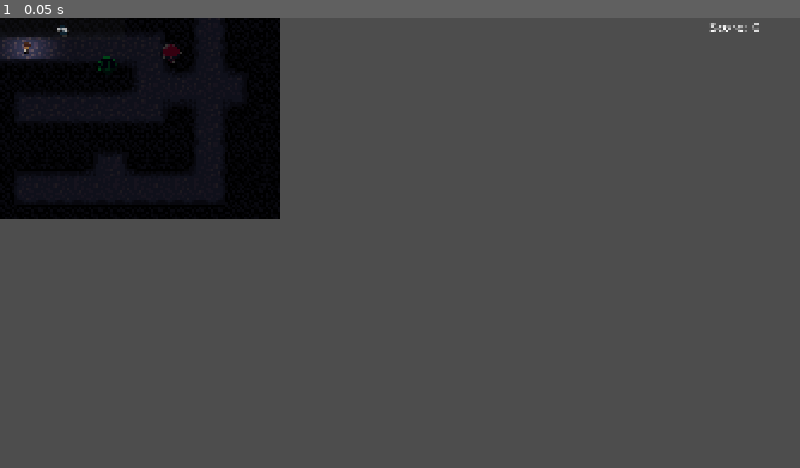
Above: before the commit, frame 1.
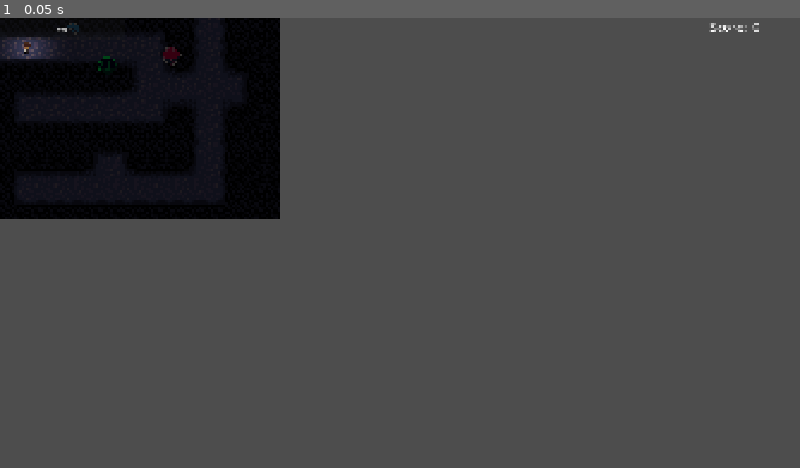
Above: after the commit, the same moment.

Repository: alemaki/SGJ_2026
Game: Godot game, scene res://src/debug/debug_map.tscn
Two runs of this game, one before a commit and one after it. Both use one fixed random seed, a clock stepped at 60 frames per second and the inputs below. This scene is started directly instead of the project's main scene.
Inputs:
- Up to frame 1 (0.05 s): no input

The runs differ from the first frame. In frame 1, less than 0.1% of the frame differs, in the area x 7-23%, y 1-11%.

Commit message:
Added highlight system and glow to gems

Diff:
--- a/src/debug/debug_map.tscn
+++ b/src/debug/debug_map.tscn
@@ -123,7 +123,7 @@
 position = Vector2(86, 39)
 
 [node name="GemRoot2" parent="." unique_id=335012882 instance=ExtResource("4_3ysxq")]
-position = Vector2(137, 29)
+position = Vector2(137, 31)
 
 [node name="GemRoot3" parent="." unique_id=46768456 instance=ExtResource("5_cfhw2")]
-position = Vector2(50, 10)
+position = Vector2(59, 8)
--- a/src/resources/player_character.tscn
+++ b/src/resources/player_character.tscn
@@ -6,6 +6,7 @@
 [ext_resource type="Script" uid="uid://dl7pwixi6nmee" path="res://src/scripts/player/player_camera.gd" id="3_oxmt1"]
 [ext_resource type="PackedScene" uid="uid://cxsebvuijxy7g" path="res://src/scenes/score.tscn" id="4_1hvy0"]
 [ext_resource type="Script" uid="uid://bi4edrwd02i61" path="res://src/scripts/player/interactable_sensor.gd" id="5_pw81d"]
+[ext_resource type="Script" uid="uid://u7ea28nmpjnb" path="res://src/scripts/highlighter.gd" id="7_6klo3"]
 
 [sub_resource type="CapsuleShape2D" id="CapsuleShape2D_vboe8"]
 radius = 9.0
@@ -25,6 +26,8 @@
 
 [sub_resource type="CircleShape2D" id="CircleShape2D_2x1b3"]
 radius = 18.027756
+
+[sub_resource type="CircleShape2D" id="CircleShape2D_6klo3"]
 
 [node name="PlayerCharacter" type="CharacterBody2D" unique_id=1915261962 node_paths=PackedStringArray("animation_player", "obsession_bar", "score_tracker")]
 collision_mask = 6
@@ -89,4 +92,14 @@
 [node name="CollisionShape2D" type="CollisionShape2D" parent="InteractableSensor" unique_id=1830075891]
 shape = SubResource("CircleShape2D_2x1b3")
 
+[node name="Highlighter" type="Area2D" parent="." unique_id=1110196036]
+collision_layer = 0
+collision_mask = 8
+script = ExtResource("7_6klo3")
+highlight_radius = 700.0
+metadata/_custom_type_script = "uid://u7ea28nmpjnb"
+
+[node name="HighlightCollision" type="CollisionShape2D" parent="Highlighter" unique_id=592460391]
+shape = SubResource("CircleShape2D_6klo3")
+
 [connection signal="obsession_filled" from="Camera/CanvasLayer/ObsessionBar" to="." method="_on_obsession_bar_obsession_filled"]
--- a/src/scenes/gems/gem_emerald.tscn
+++ b/src/scenes/gems/gem_emerald.tscn
@@ -2,9 +2,12 @@
 
 [ext_resource type="Script" uid="uid://bryfgxm73v0tc" path="res://src/scripts/gem.gd" id="1_ef3am"]
 [ext_resource type="Script" uid="uid://75bd82uxuxog" path="res://src/scripts/player/interactable.gd" id="1_oo1dv"]
+[ext_resource type="Script" uid="uid://dvx52u01rvxat" path="res://src/scripts/highlightable.gd" id="2_g6e6f"]
 [ext_resource type="Texture2D" uid="uid://byvhgq5oxellf" path="res://assets/art/gems/ruby_3d_sprite_sheet.png" id="3_4sksc"]
 
 [sub_resource type="CircleShape2D" id="CircleShape2D_oo1dv"]
+
+[sub_resource type="CircleShape2D" id="CircleShape2D_g6e6f"]
 
 [sub_resource type="AtlasTexture" id="AtlasTexture_cua35"]
 atlas = ExtResource("3_4sksc")
@@ -910,6 +913,18 @@
 "speed": 5.0
 }]
 
+[sub_resource type="Gradient" id="Gradient_1pegq"]
+interpolation_mode = 2
+colors = PackedColorArray(0.34699953, 0.69110245, 0, 0.92941177, 0, 0, 0, 1)
+
+[sub_resource type="GradientTexture2D" id="GradientTexture2D_g6e6f"]
+gradient = SubResource("Gradient_1pegq")
+width = 24
+height = 24
+fill = 1
+fill_from = Vector2(0.5, 0.5)
+fill_to = Vector2(1, 0.5)
+
 [node name="GemRoot" type="Node2D" unique_id=1985147079]
 script = ExtResource("1_ef3am")
 score_reward = 40
@@ -924,7 +939,20 @@
 [node name="CollisionShape2D" type="CollisionShape2D" parent="Interactable" unique_id=1911000667]
 shape = SubResource("CircleShape2D_oo1dv")
 
+[node name="Highlightable" type="Area2D" parent="." unique_id=1868784810]
+collision_layer = 8
+collision_mask = 0
+script = ExtResource("2_g6e6f")
+metadata/_custom_type_script = "uid://dvx52u01rvxat"
+
+[node name="CollisionShape2D" type="CollisionShape2D" parent="Highlightable" unique_id=1709203646]
+shape = SubResource("CircleShape2D_g6e6f")
+
 [node name="GemBody" type="AnimatedSprite2D" parent="." unique_id=108966468]
 self_modulate = Color(0, 1.337368, 0.47120643, 1)
 scale = Vector2(0.3, 0.3)
 sprite_frames = SubResource("SpriteFrames_g6e6f")
+
+[node name="Glow" type="PointLight2D" parent="." unique_id=2116571573]
+energy = 0.0
+texture = SubResource("GradientTexture2D_g6e6f")
--- a/src/scenes/gems/gem_ruby.tscn
+++ b/src/scenes/gems/gem_ruby.tscn
@@ -3,6 +3,7 @@
 [ext_resource type="Script" uid="uid://bryfgxm73v0tc" path="res://src/scripts/gem.gd" id="1_1pegq"]
 [ext_resource type="Script" uid="uid://75bd82uxuxog" path="res://src/scripts/player/interactable.gd" id="2_2hvox"]
 [ext_resource type="Texture2D" uid="uid://byvhgq5oxellf" path="res://assets/art/gems/ruby_3d_sprite_sheet.png" id="3_1pegq"]
+[ext_resource type="Script" uid="uid://dvx52u01rvxat" path="res://src/scripts/highlightable.gd" id="4_2hvox"]
 
 [sub_resource type="CircleShape2D" id="CircleShape2D_oo1dv"]
 radius = 10.049875
@@ -911,6 +912,21 @@
 "speed": 5.0
 }]
 
+[sub_resource type="CircleShape2D" id="CircleShape2D_2hvox"]
+radius = 8.062258
+
+[sub_resource type="Gradient" id="Gradient_1pegq"]
+interpolation_mode = 2
+colors = PackedColorArray(3.1894634, 0.18905017, 0, 0.92800003, 0, 0, 0, 1)
+
+[sub_resource type="GradientTexture2D" id="GradientTexture2D_8flbs"]
+gradient = SubResource("Gradient_1pegq")
+width = 24
+height = 24
+fill = 1
+fill_from = Vector2(0.5, 0.5)
+fill_to = Vector2(1, 0.5)
+
 [node name="GemRoot" type="Node2D" unique_id=335012882]
 script = ExtResource("1_1pegq")
 hits_needed_to_collect = 4
@@ -929,3 +945,16 @@
 [node name="GemBody" type="AnimatedSprite2D" parent="." unique_id=1609172006]
 scale = Vector2(0.3, 0.3)
 sprite_frames = SubResource("SpriteFrames_2hvox")
+
+[node name="Highlightable" type="Area2D" parent="." unique_id=333390030]
+collision_layer = 8
+collision_mask = 0
+script = ExtResource("4_2hvox")
+metadata/_custom_type_script = "uid://dvx52u01rvxat"
+
+[node name="CollisionShape2D" type="CollisionShape2D" parent="Highlightable" unique_id=485529842]
+shape = SubResource("CircleShape2D_2hvox")
+
+[node name="Glow" type="PointLight2D" parent="." unique_id=1862091188]
+energy = 0.0
+texture = SubResource("GradientTexture2D_8flbs")
--- a/src/scenes/gems/gem_saphire.tscn
+++ b/src/scenes/gems/gem_saphire.tscn
@@ -2,6 +2,7 @@
 
 [ext_resource type="Script" uid="uid://bryfgxm73v0tc" path="res://src/scripts/gem.gd" id="1_3tv76"]
 [ext_resource type="Script" uid="uid://75bd82uxuxog" path="res://src/scripts/player/interactable.gd" id="2_5p2xi"]
+[ext_resource type="Script" uid="uid://dvx52u01rvxat" path="res://src/scripts/highlightable.gd" id="4_5p2xi"]
 [ext_resource type="Texture2D" uid="uid://db8guinmcis1h" path="res://assets/art/gems/saphire_3d_sprite_sheet.png" id="4_8bxi3"]
 
 [sub_resource type="CircleShape2D" id="CircleShape2D_oo1dv"]
@@ -911,6 +912,21 @@
 "speed": 5.0
 }]
 
+[sub_resource type="CircleShape2D" id="CircleShape2D_5p2xi"]
+radius = 6.0827627
+
+[sub_resource type="Gradient" id="Gradient_18b60"]
+interpolation_mode = 2
+colors = PackedColorArray(0.40392157, 0.8666667, 1, 0.92941177, 0, 0, 0, 1)
+
+[sub_resource type="GradientTexture2D" id="GradientTexture2D_8bxi3"]
+gradient = SubResource("Gradient_18b60")
+width = 24
+height = 24
+fill = 1
+fill_from = Vector2(0.5, 0.5)
+fill_to = Vector2(1, 0.5)
+
 [node name="GemRoot" type="Node2D" unique_id=46768456]
 script = ExtResource("1_3tv76")
 hits_needed_to_collect = 1
@@ -930,3 +946,16 @@
 scale = Vector2(0.2, 0.2)
 sprite_frames = SubResource("SpriteFrames_2iddu")
 frame_progress = 0.49779594
+
+[node name="Highlightable" type="Area2D" parent="." unique_id=1001291296]
+collision_layer = 8
+collision_mask = 0
+script = ExtResource("4_5p2xi")
+metadata/_custom_type_script = "uid://dvx52u01rvxat"
+
+[node name="CollisionShape2D" type="CollisionShape2D" parent="Highlightable" unique_id=1200455972]
+shape = SubResource("CircleShape2D_5p2xi")
+
+[node name="Glow" type="PointLight2D" parent="." unique_id=2012639576]
+energy = 0.0
+texture = SubResource("GradientTexture2D_8bxi3")
--- /dev/null
+++ b/src/scenes/highlightable.tscn
@@ -0,0 +1,8 @@
+[gd_scene format=3 uid="uid://dux2uoyws00wc"]
+
+[ext_resource type="Script" uid="uid://dvx52u01rvxat" path="res://src/scripts/highlightable.gd" id="1_qdtqo"]
+
+[node name="Node2D" type="Area2D" unique_id=1861642152]
+collision_layer = 2
+collision_mask = 0
+script = ExtResource("1_qdtqo")
--- /dev/null
+++ b/src/scenes/highlighter.tscn
@@ -0,0 +1,8 @@
+[gd_scene format=3 uid="uid://3qkhufe8ugfg"]
+
+[ext_resource type="Script" uid="uid://u7ea28nmpjnb" path="res://src/scripts/highlighter.gd" id="1_q7wey"]
+
+[node name="Node2D" type="Area2D" unique_id=1937144485]
+collision_layer = 0
+collision_mask = 2
+script = ExtResource("1_q7wey")
--- a/src/scripts/gem.gd
+++ b/src/scripts/gem.gd
@@ -6,13 +6,19 @@
 @export var hits_needed_to_collect := 2
 @export var score_reward := 10
 
+@export var light_grow_and_shrink_duration: float = 0.3
+
 @onready var interactable: Interactable = $Interactable
+@onready var highlightable: Highlightable = $Highlightable
+@onready var glow: PointLight2D = $Glow
 
+var _glow_tween: Tween
 var _hits_taken := 0;
 
 func _ready() -> void:
 	interactable.can_interact_check = _can_interact
 	interactable.on_interaction.connect(_take_hit)
+	highlightable.on_interaction.connect(_toggle_glow)
 
 func _can_interact(_interactor: Node) -> bool:
 	return hits_needed_to_collect < _hits_taken
@@ -23,3 +29,23 @@
 		# 1. Play on pick up VFX
 		# 2. Add score
 		get_parent().queue_free()
+
+func _toggle_glow(is_glow_on: bool) ->void:
+	if _glow_tween:
+		_glow_tween.kill()
+
+	if is_glow_on:
+		_grow_light()
+	else:
+		_shrink_light()
+
+func _grow_light() -> void:
+	_glow_tween = glow.create_tween().set_parallel(true)
+	_glow_tween.tween_property(glow, "energy", 1, light_grow_and_shrink_duration) \
+		.set_trans(Tween.TRANS_SINE).set_ease(Tween.EASE_OUT)
+
+
+func _shrink_light() -> void:
+	_glow_tween = glow.create_tween().set_parallel(true)
+	_glow_tween.tween_property(glow, "energy", 0.0, light_grow_and_shrink_duration) \
+		.set_trans(Tween.TRANS_SINE).set_ease(Tween.EASE_IN)
--- /dev/null
+++ b/src/scripts/highlightable.gd
@@ -0,0 +1,11 @@
+class_name Highlightable
+
+extends Area2D
+
+signal on_interaction(is_highlighted: bool)
+
+var _is_highlighted = false;
+
+func switch_highlight() -> void:
+	_is_highlighted = not _is_highlighted
+	on_interaction.emit(_is_highlighted)
--- /dev/null
+++ b/src/scripts/highlighter.gd
@@ -0,0 +1,48 @@
+class_name Highlighter
+
+extends Area2D
+
+@export var highlight_grow_duration: float = 1.1
+@export var highlight_shrink_duration: float = 0.4
+@export var highlight_radius: float = 200.0
+
+
+@onready var collision_shape: CollisionShape2D = $HighlightCollision
+
+var _area_scale_tween: Tween
+var _is_currently_highlighting = false
+
+func _ready() -> void:
+	# Duplicate the collision shape in order to avoid scaling other collision shapes
+	collision_shape.shape = collision_shape.shape.duplicate()
+	area_entered.connect(_on_highlightable_entered)
+	area_exited.connect(_on_highlightable_exited)
+
+func toggle_highlighting() -> void:
+	_is_currently_highlighting = not _is_currently_highlighting
+	if _area_scale_tween:
+		_area_scale_tween.kill()
+
+	if _is_currently_highlighting:
+		_grow_area()
+	else:
+		_shrink_area()
+
+func _on_highlightable_entered(area: Area2D) -> void:
+	if area is Highlightable:
+		area.switch_highlight()
+
+func _on_highlightable_exited(area: Area2D) -> void:
+	if area is Highlightable:
+		area.switch_highlight()
+
+func _grow_area() -> void:
+	_area_scale_tween = self.create_tween().set_parallel(true)
+	_area_scale_tween.tween_property(collision_shape.shape, "radius", highlight_radius, highlight_grow_duration)\
+		.set_trans(Tween.TRANS_QUAD).set_ease(Tween.EASE_OUT)
+
+
+func _shrink_area() -> void:
+	_area_scale_tween = self.create_tween().set_parallel(true)
+	_area_scale_tween.tween_property(collision_shape.shape, "radius", 5.0, highlight_shrink_duration)\
+		.set_trans(Tween.TRANS_SINE).set_ease(Tween.EASE_IN)
--- a/src/scripts/player/interactable.gd
+++ b/src/scripts/player/interactable.gd
@@ -1,5 +1,7 @@
+
 
 class_name Interactable
+
 extends Area2D
 
 signal on_interaction(interactor: Node)
--- a/src/scripts/player/player_character.gd
+++ b/src/scripts/player/player_character.gd
@@ -35,6 +35,8 @@
 var _is_input_allowed := true;
 
 @onready var interactable_sensor: InteractableSensor = $InteractableSensor
+@onready var highlighter: Highlighter = $Highlighter
+
 
 signal player_death(final_score)
 
Not shown, added: src/scripts/highlightable.gd.uid
Not shown, added: src/scripts/highlighter.gd.uid
